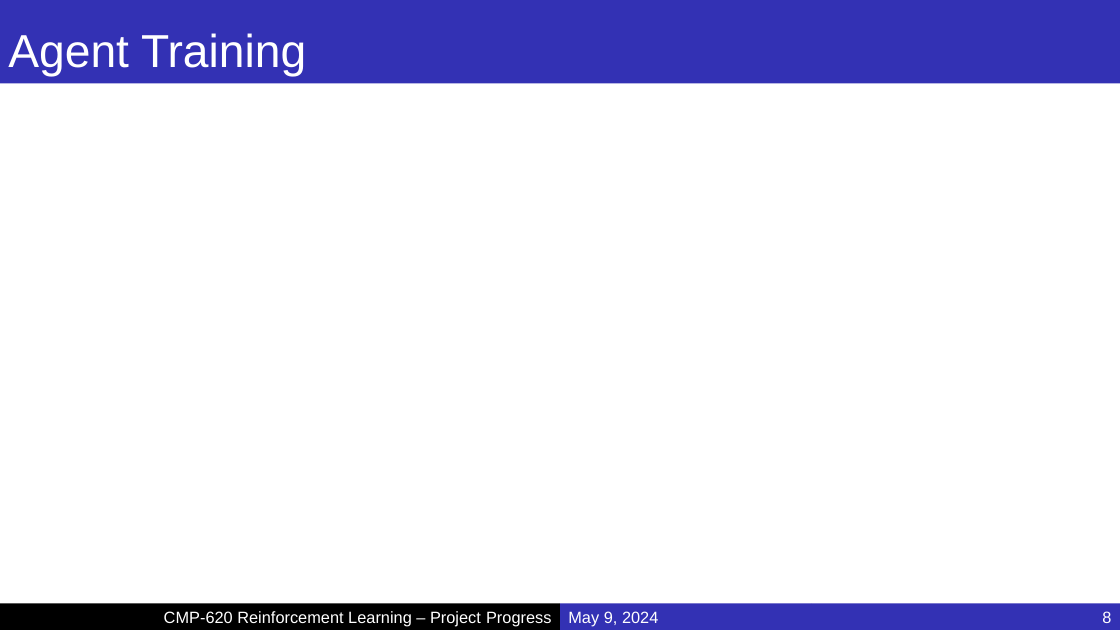
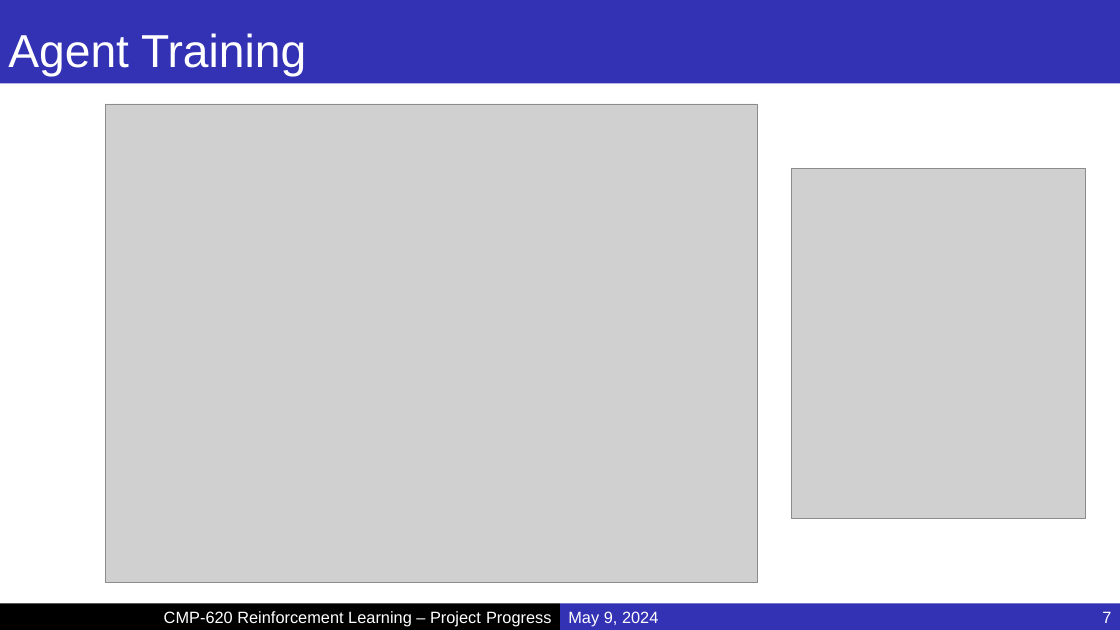
Before and after one commit to MucahidRidvanKaplan/ParrotQuadcopterRL, a slide deck: slide 7 of Progress.pptx (slide 8 before the commit). Drawn at 1120x630 pixels with LibreOffice and Linux fonts; fonts in the diff are those of the drawing; grey boxes stand for pictures; background and template pictures are left out. Boxes give left, top, right and bottom in pixels: in the first picture for what was removed or moved away, otherwise in the second. Text is boxed around its words. In the diff, an @@ line names an element or a change of style, - is before the commit and + after.

```diff
--- a/Progress.pptx
+++ b/Progress.pptx
@@ picture added at [106, 104, 758, 583] @@
@@ picture added at [791, 168, 1086, 518] @@
@@ page number at [1102, 611, 1111, 623]: text changed @@
-8
+7
```
Also in this commit, not shown: 1 other slide changed, 1 slide removed.
